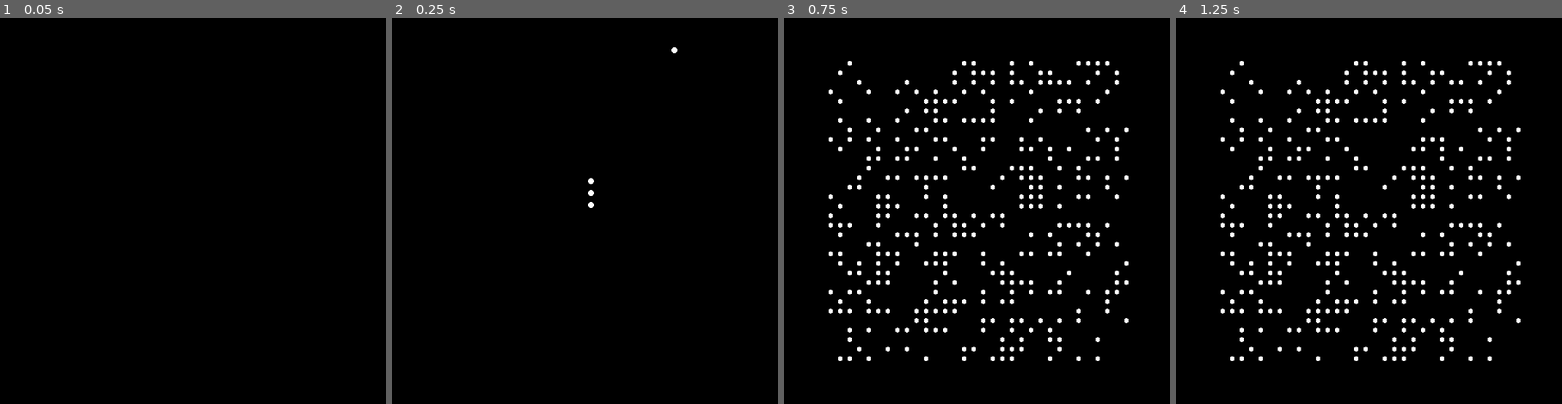
Above: before the commit, frames 1-4 (left to right).
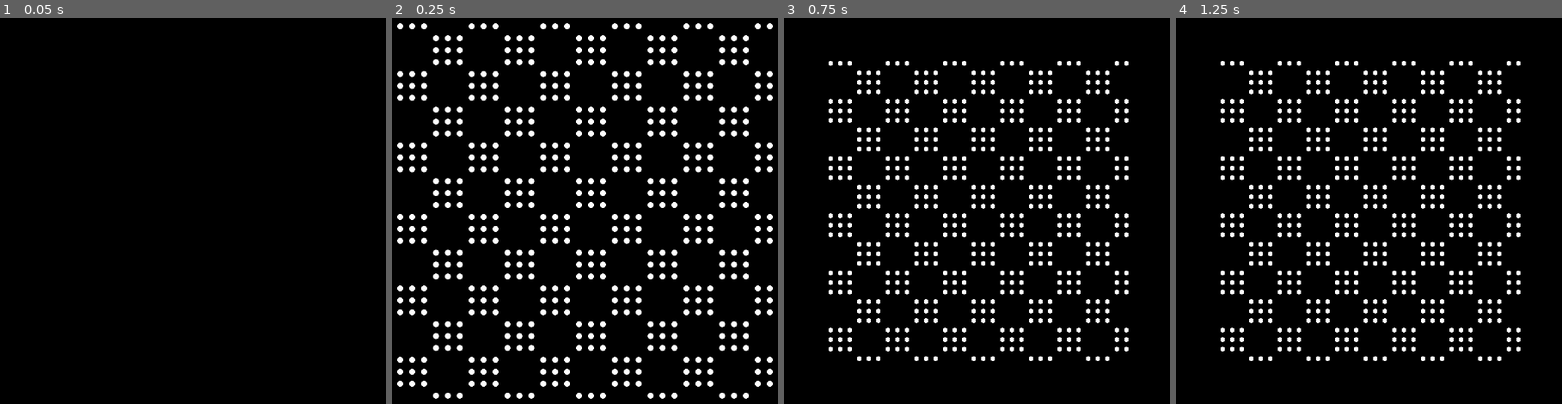
Above: after the commit, the same moments.

Repository: timvisee/38c3-dots
Game: Godot game, scene res://scenes/main.tscn
The game is run twice, just before and just after one commit, with the same random seed, the same clock (stepped at 60 frames per second) and the same inputs.
Inputs:
- Up to frame 1 (0.05 s): no input
- Up to frame 2 (0.25 s): no input
- Up to frame 3 (0.75 s): hold L (move_right) from 0.53 s (still down); tap . (random_dots) at 0.6 s
- Up to frame 4 (1.25 s): keep holding L (move_right)

Frame 1 is identical in both runs. In frame 2, 11% of the frame differs, in the area x 1-99%, y 1-99%; in frame 3, 7.2%; in frame 4, 7.2%.

Commit message:
Add scrolling chess

Diff:
--- /dev/null
+++ b/stories/Chess.gd
@@ -0,0 +1,22 @@
+extends Node
+
+
+var grid;
+var width;
+var height;
+
+
+func _start():
+	wipe();
+
+
+func _frame(frame):
+	for x in range(width):
+		for y in range(height):
+			grid.set_dot(x, y, (int(x / 3) + int((y + frame) / 3)) % 2 == 0);
+
+
+func wipe():
+	for x in range(width):
+		for y in range(height):
+			grid.set_dot(x, y, false);
--- a/stories/Snake.gd
+++ b/stories/Snake.gd
@@ -38,8 +38,8 @@
 		return;
 
 	if auto:
-		if (frame + 1) % 20 == 0:
-			enlarge += 1;
+		if (frame + 1) % 25 == 0:
+			enlarge += 2;
 
 		if randf() <= 0.08:
 			if randf() <= 0.5:
